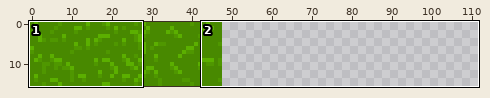
One commit to this sprite sheet: assets/tilemap.png. The picture above shows the old version from afar; the outline marks the close-up.
Close-up. Before the commit:
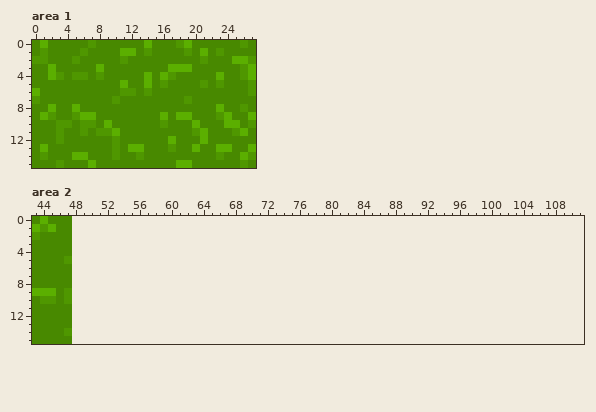
The file is 64x16 pixels. Colours within 5 levels of each other are drawn and written as one. Shown: area 1: x 0..27, y 0..15; area 2: x 43..111, y 0..15. The old version is drawn lined up with the new one, on the new canvas.
The result:
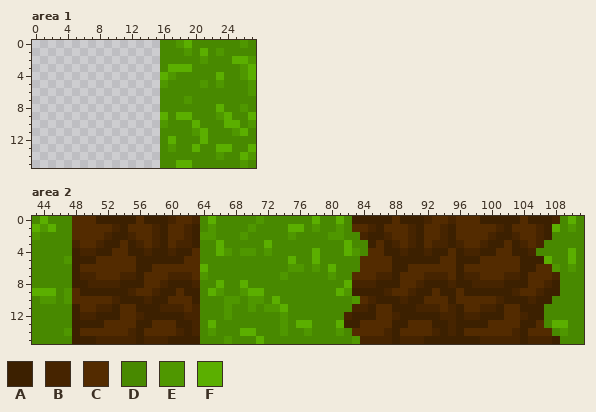
Palette (. is transparent): A #3c2000  B #462400  C #532b00  D #488900  E #4f9700  F #5baf00
Changes in this commit:
canvas 64x16 -> 112x16, the old top-left corner now at -16,0 (the part of the old canvas that was cut away was empty and is not shown)
Changed rows in their new state; - is an unchanged pixel.
Area 1:
first column x 0:
 0 ................
 1 ................
 2 ................
 3 ................
 4 ................
 5 ................
 6 ................
 7 ................
 8 ................
 9 ................
10 ................
11 ................
12 ................
13 ................
14 ................
15 ................
Area 2:
first column x 48:
 0 CCCAAAAACAAABCCBDFDDDDDEDDDDDDFDDFDAAAAACAAABCCBCCCAAAAACAAABDFD
 1 CCCCCBACCCBACCBADEDDDDEDDDDFFDEDDEDCCBACCCBACCBACCCCCBACCCBAFDED
 2 CCCCBAABCCBACCBAEEDDDEDDDDDEDDDDEEDDBAABCCBACCBACCCCBAABCCBADDDD
 3 BCCBAACABCBACBBADDFDDDDDFDDDDDDDDDFDDACABCBACBBABCCBAACABCBDDDDD
 4 ABBAACCAABAABAACDDFEDEEDEDDDDDFDDDFEDCCAABAABAACABBAACCAABDDDDFD
 5 AAACCCCCAAAAAACCDDDDDDDDDDDFDDFDDDDDCCCCAAAAAACCAAACCCCCAAAFDDFD
 6 ACCCCCCCAACCCCCCFDDDDDDDDDDEEDEDFDDDCCCCAACCCCCCACCCCCCCAACCEDED
 7 ABBCCCBBACCCBBBCEDDDDDDDDDEDDDDDEDDCCCBBACCCBBBCABBCCCBBACCCBDDD
 8 AABBBBAAACCBAAABDDFDDFDDDDDDDDDDDDFBBBAAACCBAAABAABBBBAAACCBADDD
 9 CAAAAAABCCBAACAADFEDDEFFDDDDDDDDDFEAAAABCCBAACAACAAAAAABCCBAADDD
10 CCCCCBAAABAACCCADDDEEDEEDFDDDDDDDDDECBAAABAACCCACCCCCBAAABAADDDD
11 ACCBBACCAAABBBCBDDDEDDEDEEFDDDDDDDDBBACCAAABBBCBACCBBACCAAADDDDD
12 ABBAAACCBAAAAABBDDDEDDDDDDEDDDDDDDBAAACCBAAAAABBABBAAACCBAADDDDD
13 AAAACCCCAACCCAABDFDDDDDDDDEDFFDDDFAACCCCAACCCAABAAAACCCCAACDFFDD
14 ACCCCCCBACCCCBABDEDDDFFDDDEDDEDDDEDCCCCBACCCCBABACCCCCCBACCCDEDD
15 AAABBBBBABBBAAAADDDEDDDFDDDDDDDDDDDEBBBBABBBAAAAAAABBBBBABBBADDD
Pixel boxes of the changes (left, top, right, bottom) in both close-ups:
erased: (32, 40, 160, 168)
added: (72, 216, 584, 344)
